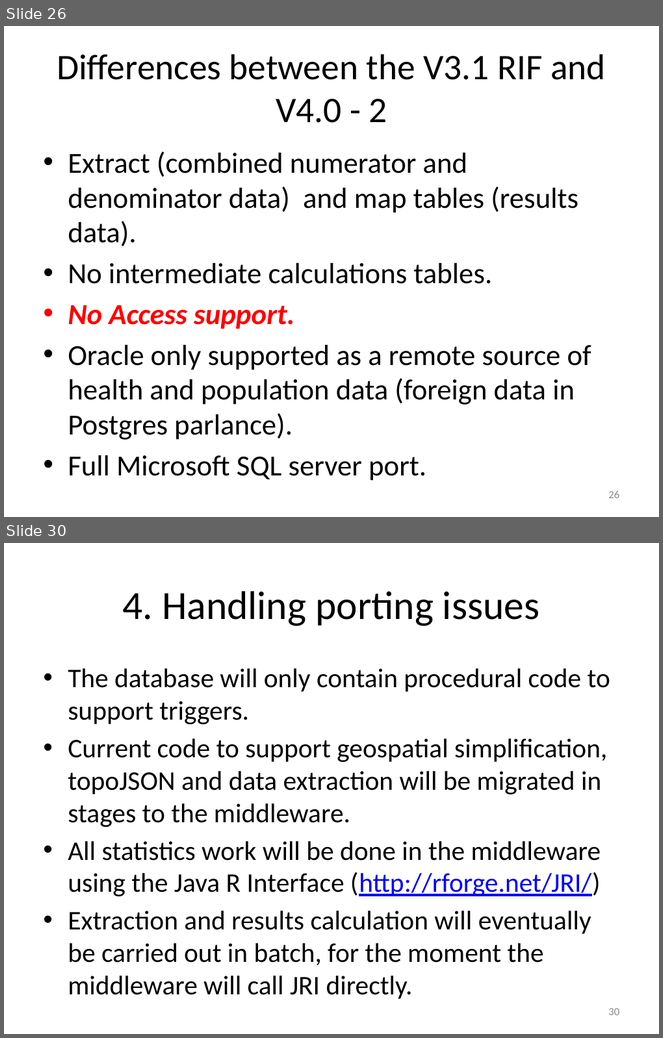
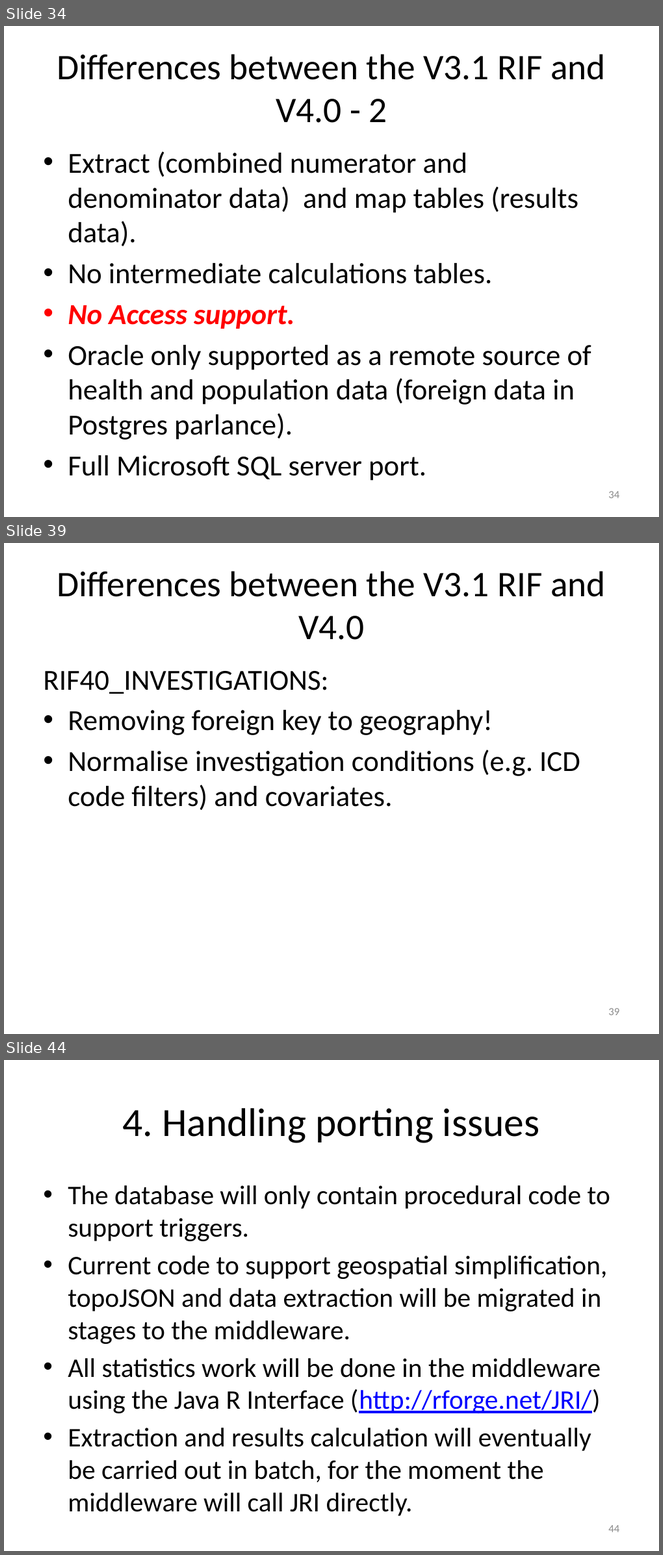
Before and after one commit to smallAreaHealthStatisticsUnit/rapidInquiryFacility, a slide deck: rifDatabase/RIF database.pptx. Shown one above the other, each under a label of ours: slides 26 and 30 before the commit, slides 34, 39 and 44 after it; the slides between them are not shown. The pictures are 663x1038 and 663x1555 pixels, drawn with LibreOffice and Linux fonts; fonts in the diff are those of the drawing. Boxes give left, top, right and bottom in pixels: in the first picture for what was removed or moved away, otherwise in the second. Text is boxed around its words. In the diff, an @@ line names an element or a change of style, - is before the commit and + after.

```diff
--- a/rifDatabase/RIF database.pptx
+++ b/rifDatabase/RIF database.pptx
@@ slide 39 added at (4, 543, 659, 1034), background #FFFFFF @@
@@ title added at (57, 571, 606, 640), 39.6 pt, text #000000 @@
+Differences between the V3.1 RIF and V4.0
@@ text added at (43, 671, 581, 810), 32 pt, text #000000 @@
+RIF40_INVESTIGATIONS:
+• Removing foreign key to geography!
+• Normalise investigation conditions (e.g. ICD code filters) and covariates.
@@ page number added at (608, 1008, 620, 1016), 12 pt, text #8C8C8C @@
+39
@@ what was slide 26 is now slide 34 @@
@@ page number at (608, 491, 620, 499): text changed @@
-26
+34
@@ what was slide 30 is now slide 44 @@
@@ page number at (608, 1525, 620, 1533): text changed @@
-30
+44
```
Also in this commit, not shown: 8 slides changed, 13 other slides added, 1 other file.
